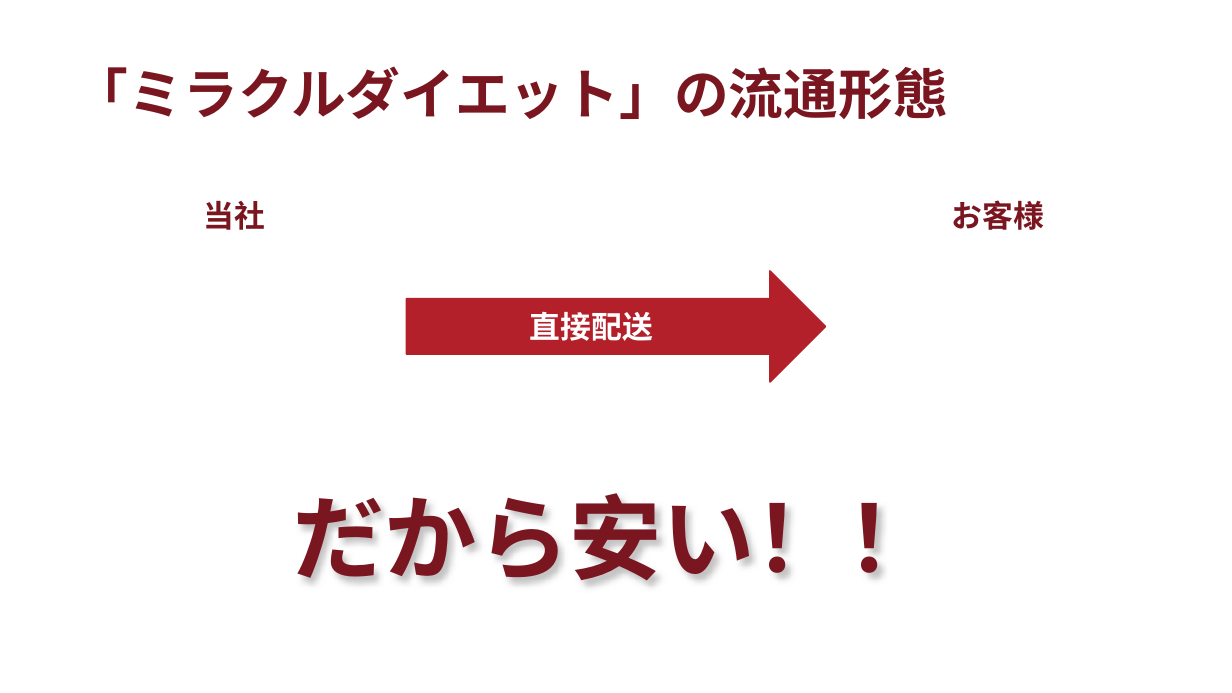
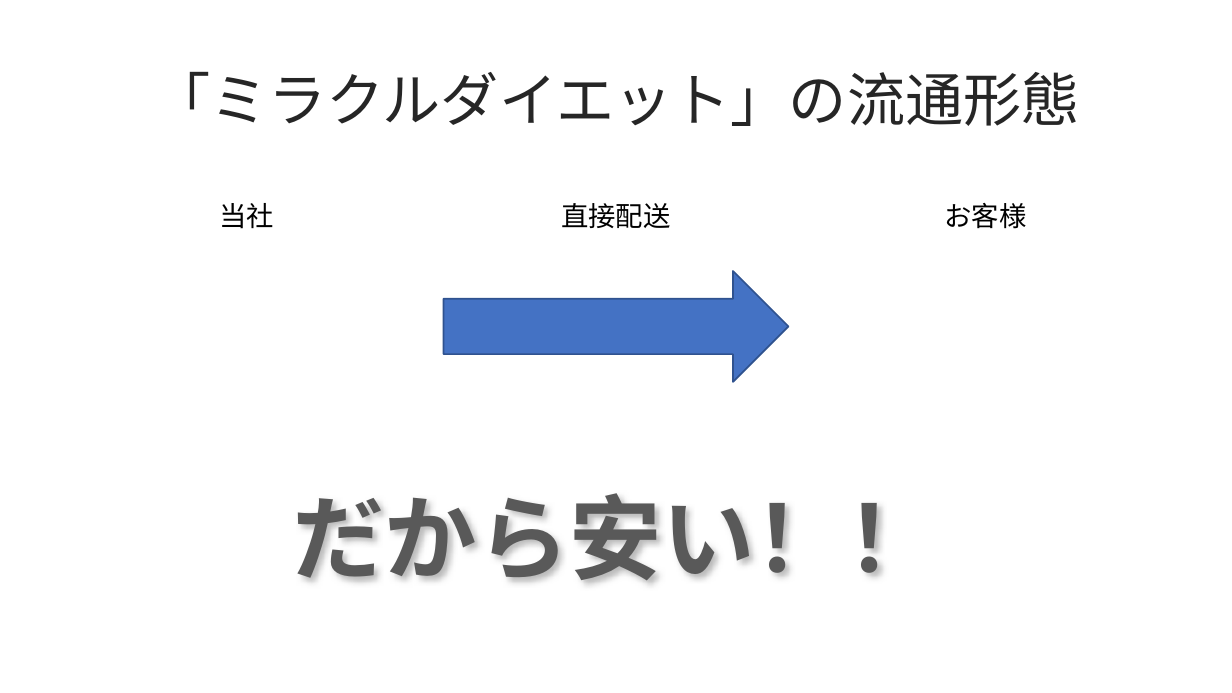
Before and after one commit to 984j7vw2tr-cloud/beauty-salon-site, a slide deck: slide 7 of ミラクルダイエット.pptx. Drawn at 1232x693 pixels with LibreOffice and Linux fonts; fonts in the diff are those of the drawing. Boxes give left, top, right and bottom in pixels: in the first picture for what was removed or moved away, otherwise in the second. Text is boxed around its words. In the diff, an @@ line names an element or a change of style, - is before the commit and + after.

```diff
--- a/ミラクルダイエット.pptx
+++ b/ミラクルダイエット.pptx
@@ title "「ミラクルダイエット」の流通形態" at (152,72,1079,126): size 32 to 34 pt, text colour #7A1620 to #262626, bold off; alignment left to centre @@
@@ text "当社": place and size @@
-text "当社" at (203,201,265,230)
+text "当社" at (219,203,274,229)
@@ text "当社" at (219,203,274,229): size 18 to 16 pt, text colour #7A1620 to #000000, bold off @@
@@ text "直接配送": place and size @@
-text "直接配送" at (530,312,653,341)
+text "直接配送" at (561,203,670,228)
@@ text "直接配送" at (561,203,670,228): size 18 to 16 pt, text colour #FFFFFF to #000000, bold off @@
@@ text "お客様" at (945,203,1027,229): size 18 to 16 pt, text colour #7A1620 to #000000, bold off @@
@@ text "お客様": place and size @@
-text "お客様" at (952,200,1044,230)
+text "お客様" at (945,203,1027,229)
@@ right arrow: place and size @@
-right arrow at (407,271,825,382)
+right arrow at (444,271,788,382)
@@ right arrow at (444,271,788,382): fill #B3202A to #4472C4; outline #B3202A 1 pt to #2F528F 1 pt @@
@@ text "だから安い！！" at (293,493,940,583): text colour #7A1620 to #595959 @@
```
Also in this commit, not shown: 6 other slides changed.
